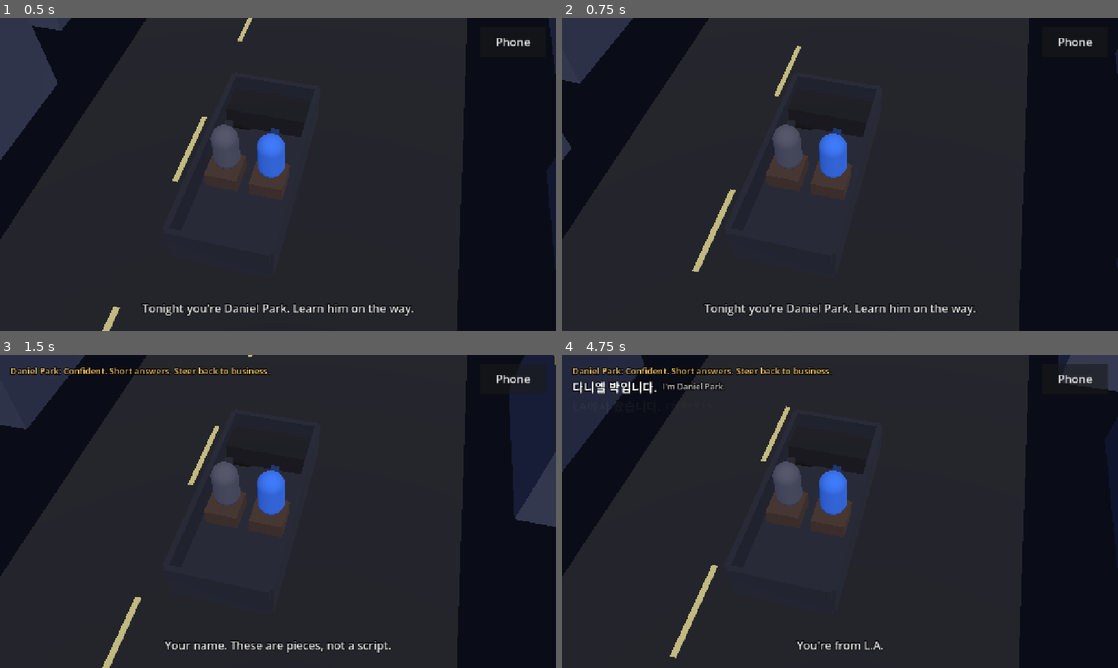
Above: before the commit, frames 1-4 (two rows, left to right).
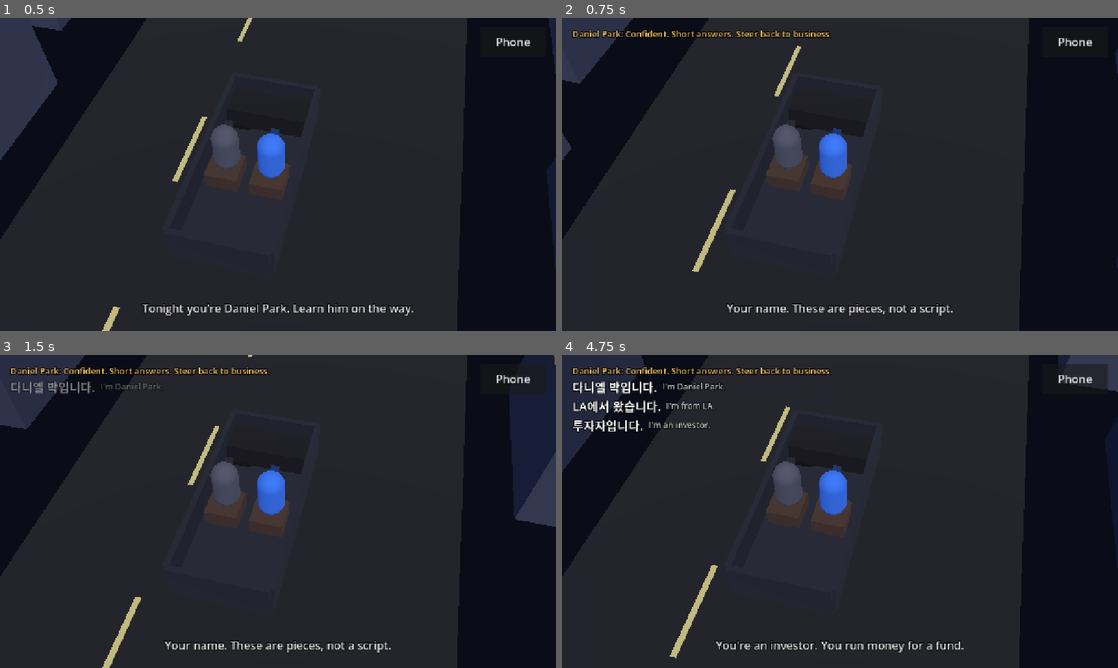
Above: after the commit, the same moments.

Repository: Kopus123/tal
Game: Godot game, scene res://cover.tscn
Two runs of this game, one before a commit and one after it. Both use one fixed random seed, a clock stepped at 60 frames per second and the inputs below.
Inputs (mouse positions are in pixels of both pictures, inside the frame that each line leads up to):
- Up to frame 1 (0.5 s): no input
- Up to frame 2 (0.75 s): move the mouse to (962, 158) at 0.52 s; hold D from 0.53 s (still down); click (962, 158) at 0.67 s
- Up to frame 3 (1.5 s): release D at 1.25 s; drag from (166, 527) to (250, 574) at 1.27 s
- Up to frame 4 (4.75 s): move the mouse to (895, 442) at 2.02 s; hold D 2.03-2.75 s; click (895, 442) at 2.17 s; drag from (812, 574) to (673, 464) at 2.77 s; move the mouse to (1006, 558) at 3.52 s; hold A 3.53-4.25 s; click (1006, 558) at 3.67 s; drag from (673, 464) to (756, 433) at 4.27 s

Frame 1 is identical in both runs. In frame 2, 1.5% of the frame differs, in the area x 1-75%, y 3-96%; in frame 3, 0.3%; in frame 4, 1.5%.

Commit message:
Spy box 1.0.3: tap the screen to skip the line the handler is on
Co-Authored-By: Claude Opus 5.5 <noreply@anthropic.com>

Diff:
--- a/spy/cover.gd
+++ b/spy/cover.gd
@@ -193,7 +193,7 @@
 func _screen() -> void:
 	var ui := CanvasLayer.new(); add_child(ui)
 	var root := Control.new(); root.set_anchors_preset(Control.PRESET_FULL_RECT); root.mouse_filter = Control.MOUSE_FILTER_IGNORE; ui.add_child(root)
-	cards = VBoxContainer.new(); cards.position = Vector2(24, 22); cards.add_theme_constant_override("separation", 2); root.add_child(cards)
+	cards = VBoxContainer.new(); cards.mouse_filter = Control.MOUSE_FILTER_IGNORE; cards.position = Vector2(24, 22); cards.add_theme_constant_override("separation", 2); root.add_child(cards)
 	sub = _label(26); sub.set_anchors_preset(Control.PRESET_CENTER_BOTTOM); sub.position = Vector2(-460, -70)
 	sub.custom_minimum_size = Vector2(920, 0); sub.horizontal_alignment = HORIZONTAL_ALIGNMENT_CENTER; sub.modulate = Color(1, 1, 1, 0.85)
 	sub.autowrap_mode = TextServer.AUTOWRAP_WORD_SMART; root.add_child(sub)
@@ -283,6 +283,15 @@
 	if n != run_n: return false
 	_play(id); await _done()
 	return n == run_n
+
+
+func _unhandled_input(e: InputEvent) -> void:   # tap the screen (not a button): skip the line he's on
+	if e is InputEventMouseButton and e.pressed and e.button_index == MOUSE_BUTTON_LEFT: _skip_line()
+
+
+func _skip_line() -> void:
+	if side.playing: side.stop(); voice.stream_paused = false
+	elif voice.playing or voice.stream_paused: voice.stream_paused = false; voice.stop()
 
 
 func _seen() -> bool:
@@ -571,6 +580,16 @@
 	while side.playing: await _secs(0.05)
 	await _secs(0.1)
 	_check(not voice.stream_paused and shown == before_shown, "he resumes the same line after (nothing skipped)")
+	while not voice.playing: await _secs(0.05)
+	var line_was: Object = voice.stream
+	var tap := InputEventMouseButton.new(); tap.button_index = MOUSE_BUTTON_LEFT; tap.pressed = true; tap.position = Vector2(640, 300)
+	get_viewport().push_input(tap); await _secs(0.05)
+	var cut := not voice.playing or voice.stream != line_was
+	for i in 30:
+		if voice.playing and voice.stream != line_was: break
+		await _secs(0.05)
+	print("  (tap: cut=%s, now=%s)" % [cut, voice.stream.resource_path.get_file() if voice.stream else "-"])
+	_check(cut and voice.stream != line_was and voice.playing, "tapping the screen skips the line he's on, and he goes on to the next")
 	_check(TITLES.size() == 4 and TITLES.all(func(t): return clips.has("h_t_" + t[0]) and clips.has("k_t_" + t[0])), "the briefing has who to listen for: 4 titles, said in English then Korean")
 	var phone_titles := 0
 	for c in phone_ui.get_child(0).get_child(0).get_children():
Not shown, changed: spy/export_presets.cfg
